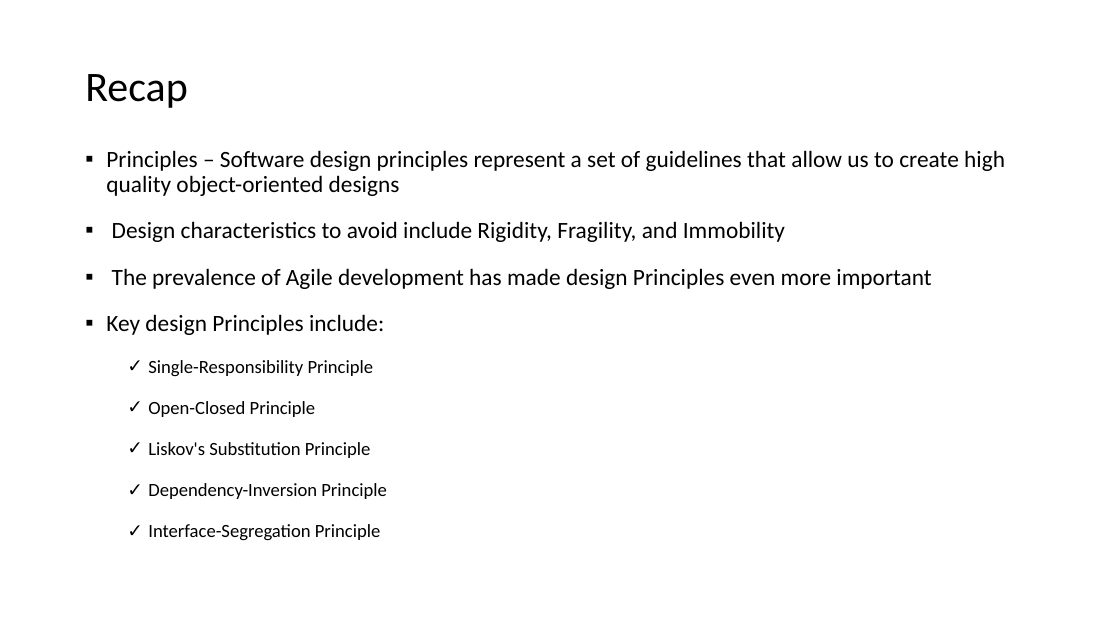
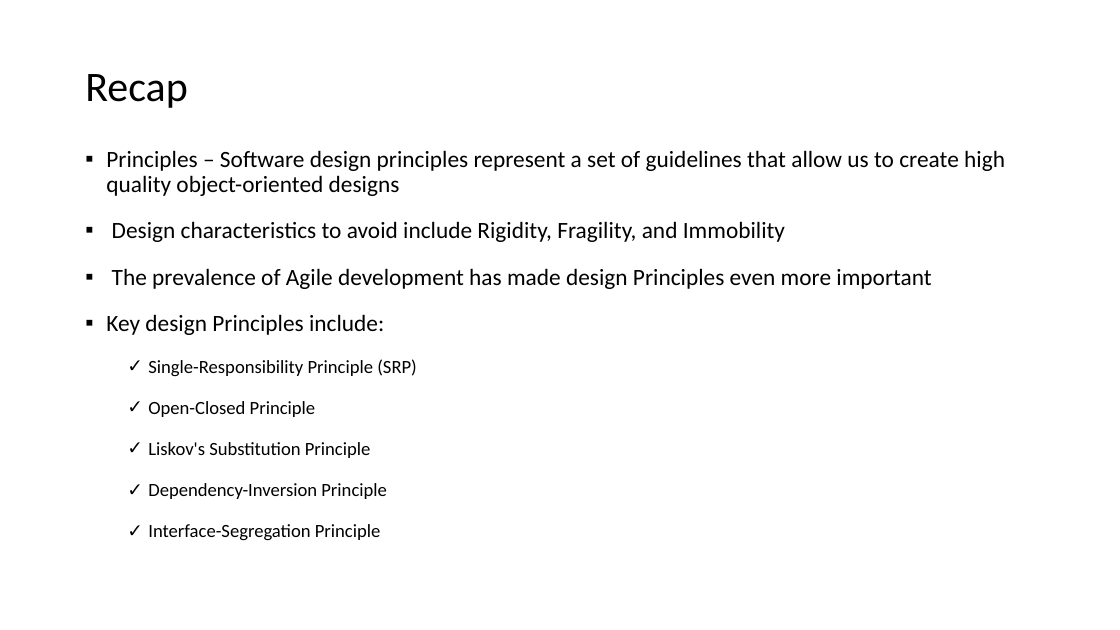
Before and after one commit to EricJPogue/CPSC-24500, a slide deck: slide 15 of lecture-slides/2019-09-18-oop.pptx (slide 14 before the commit). Drawn at 1120x630 pixels with LibreOffice and Linux fonts; fonts in the diff are those of the drawing. Boxes give left, top, right and bottom in pixels: in the first picture for what was removed or moved away, otherwise in the second. Text is boxed around its words. In the diff, an @@ line names an element or a change of style, - is before the commit and + after.

```diff
--- a/lecture-slides/2019-09-18-oop.pptx
+++ b/lecture-slides/2019-09-18-oop.pptx
@@ text at [148,359,417,376]: text changed @@
-  ✓ Single-Responsibility Principle
+  ✓ Single-Responsibility Principle (SRP)
```
Also in this commit, not shown: 2 other slides changed, 1 slide added.
